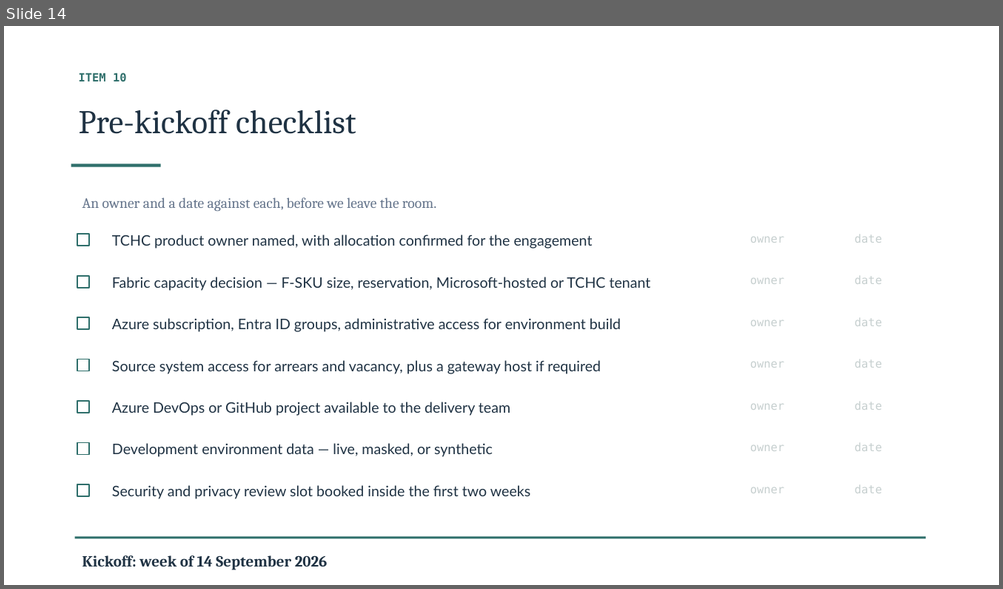
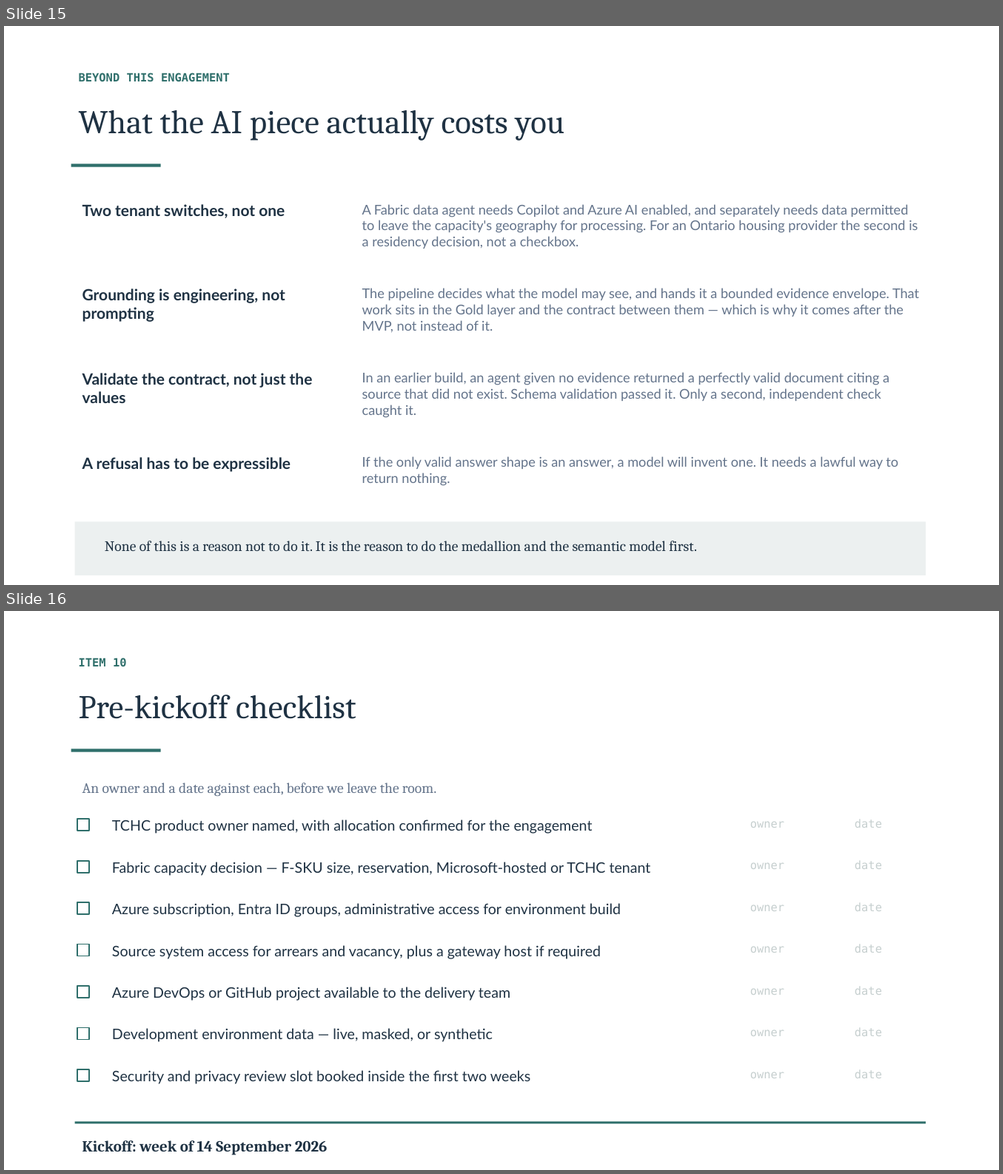
Before and after one commit to anurag251294/desktop-tutorial, a slide deck: tchc-fabric-demo/deck/TCHC_Fabric_Deep_Dive.pptx. Shown one above the other, each under a label of ours: slide 14 before the commit, slides 15 and 16 after it. The pictures are 1003x589 and 1003x1174 pixels, drawn with LibreOffice and Linux fonts; fonts in the diff are those of the drawing. Boxes give left, top, right and bottom in pixels: in the first picture for what was removed or moved away, otherwise in the second. Text is boxed around its words. In the diff, an @@ line names an element or a change of style, - is before the commit and + after.

```diff
--- a/tchc-fabric-demo/deck/TCHC_Fabric_Deep_Dive.pptx
+++ b/tchc-fabric-demo/deck/TCHC_Fabric_Deep_Dive.pptx
@@ slide 15 added at <box>4,26,999,585</box>, background #FFFFFF @@
@@ text added at <box>79,73,230,82</box>, 11 pt, text #2F6F6B, bold @@
+BEYOND THIS ENGAGEMENT
@@ text added at <box>79,110,565,141</box>, 32 pt, text #1F3243 @@
+What the AI piece actually costs you
@@ rectangle added at <box>71,164,161,167</box>, fill #2F6F6B @@
@@ text added at <box>82,204,284,218</box>, 15 pt, text #1F3243, bold @@
+Two tenant switches, not one
@@ text added at <box>362,204,917,249</box>, 13 pt, text #64748B @@
+A Fabric data agent needs Copilot and Azure AI enabled, and separately needs data permitted to leave the capacity's geography for processing. For an Ontario housing provider the second is a residency decision, not a checkbox.
@@ text added at <box>82,289,284,322</box>, 15 pt, text #1F3243, bold @@
+Grounding is engineering, not prompting
@@ text added at <box>362,288,919,332</box>, 13 pt, text #64748B @@
+The pipeline decides what the model may see, and hands it a bounded evidence envelope. That work sits in the Gold layer and the contract between them — which is why it comes after the MVP, not instead of it.
@@ text added at <box>82,373,313,403</box>, 15 pt, text #1F3243, bold @@
+Validate the contract, not just the values
@@ text added at <box>362,372,889,418</box>, 13 pt, text #64748B @@
+In an earlier build, an agent given no evidence returned a perfectly valid document citing a source that did not exist. Schema validation passed it. Only a second, independent check caught it.
@@ text added at <box>82,457,290,472</box>, 15 pt, text #1F3243, bold @@
+A refusal has to be expressible
@@ text added at <box>362,457,898,486</box>, 13 pt, text #64748B @@
+If the only valid answer shape is an answer, a model will invent one. It needs a lawful way to return nothing.
@@ rectangle added at <box>75,522,925,576</box>, fill #ECF0F0 @@
@@ text added at <box>105,541,697,551</box>, 14 pt, text #1F3243 @@
+None of this is a reason not to do it. It is the reason to do the medallion and the semantic model first.
@@ what was slide 14 is now slide 16 @@
```
Also in this commit, not shown: 1 other slide added, 1 other file.
